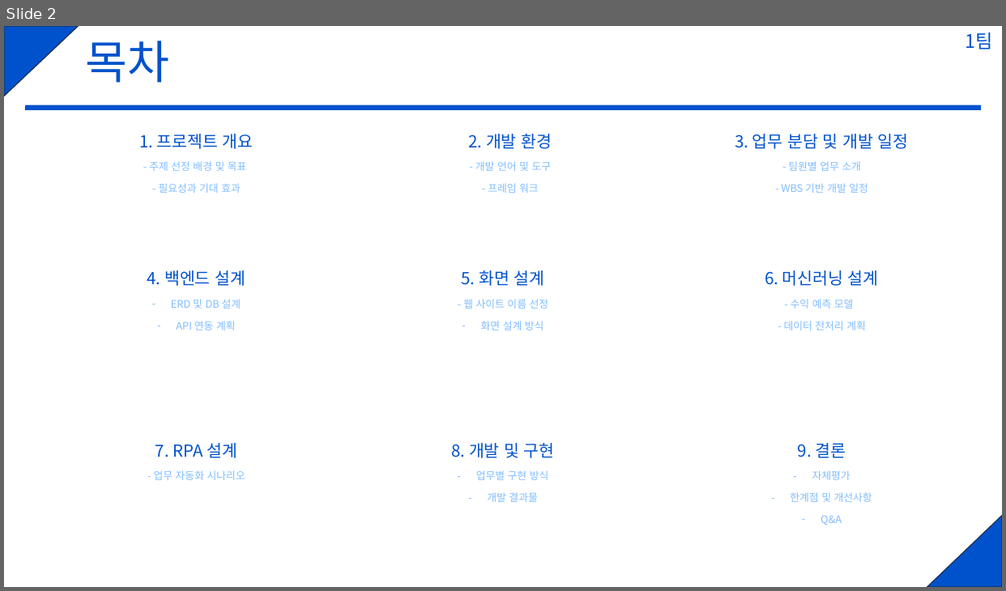
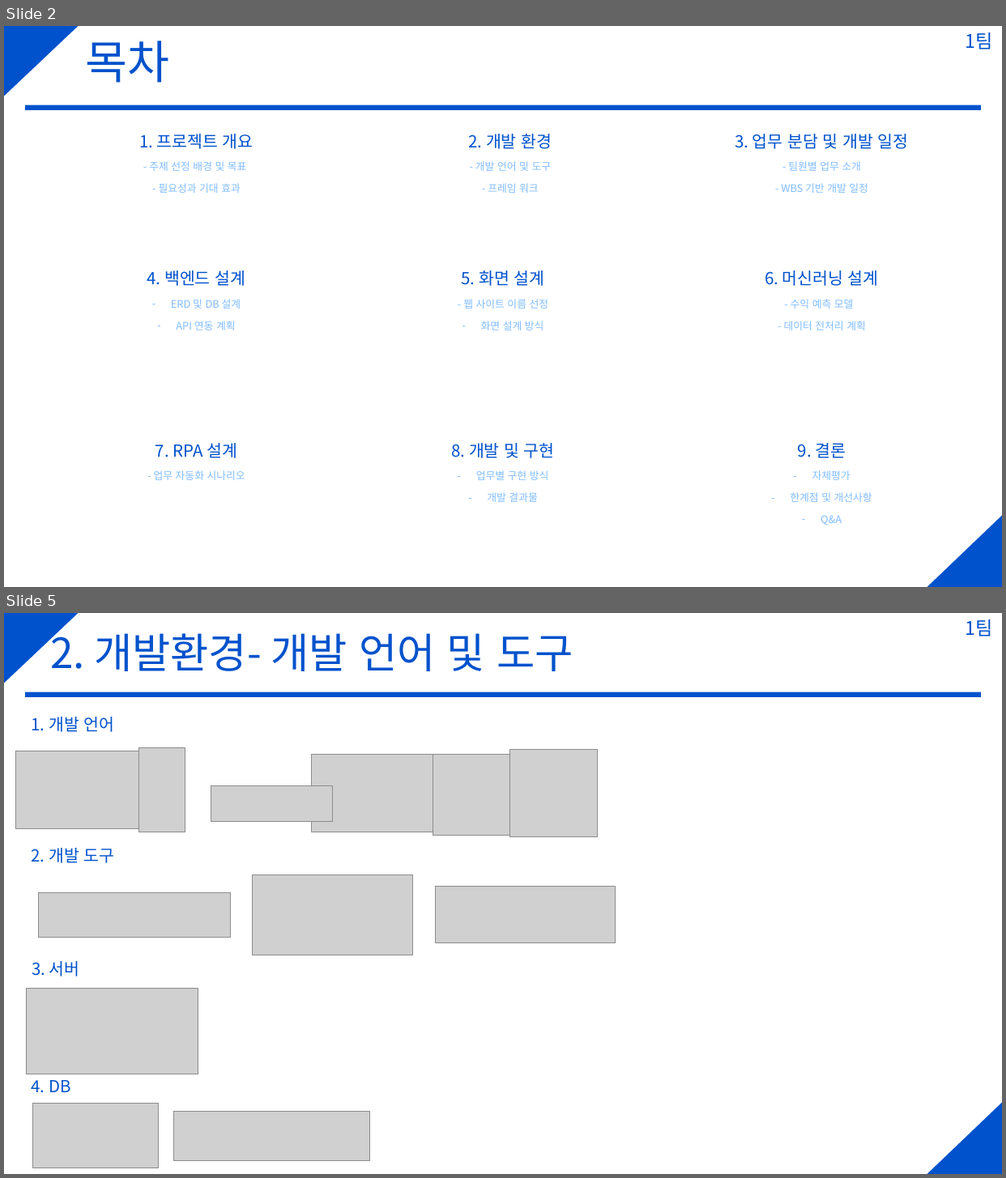
Before and after one commit to Anjunhiw/GlobalMainProject, a slide deck: 산출물/발표자료.pptx. Shown one above the other, each under a label of ours: slide 2 before the commit, slides 2 and 5 after it; the slides between them are not shown. The pictures are 1006x591 and 1006x1178 pixels, drawn with LibreOffice and Linux fonts; fonts in the diff are those of the drawing; grey boxes stand for pictures. Boxes give left, top, right and bottom in pixels: in the first picture for what was removed or moved away, otherwise in the second. Text is boxed around its words. In the diff, an @@ line names an element or a change of style, - is before the commit and + after.

```diff
--- a/산출물/발표자료.pptx
+++ b/산출물/발표자료.pptx
@@ slide 5 added at <box>4,613,1002,1174</box>, background #FFFFFF; not listed: 4 template elements that a slide beside it also shows @@
@@ title added at <box>50,626,573,671</box>, 40 pt, text #0052CC @@
+2. 개발환경- 개발 언어 및 도구
@@ text added at <box>32,717,115,732</box>, 16 pt, text #0052CC @@
+1. 개발 언어
@@ picture added at <box>16,751,151,828</box> @@
@@ picture added at <box>139,747,185,833</box> @@
@@ picture added at <box>311,754,450,832</box> @@
@@ picture added at <box>433,755,513,835</box> @@
@@ picture added at <box>510,749,599,837</box> @@
@@ picture added at <box>211,786,333,822</box> @@
@@ text added at <box>32,848,115,863</box>, 16 pt, text #0052CC @@
+2. 개발 도구
@@ picture added at <box>253,875,414,955</box> @@
@@ picture added at <box>39,893,231,938</box> @@
@@ picture added at <box>435,887,616,944</box> @@
@@ text added at <box>32,961,80,977</box>, 16 pt, text #0052CC @@
+3. 서버
@@ picture added at <box>26,989,198,1075</box> @@
@@ text added at <box>32,1080,71,1093</box>, 16 pt, text #0052CC @@
+4. DB
@@ picture added at <box>32,1103,158,1168</box> @@
@@ picture added at <box>174,1112,369,1161</box> @@
@@ slide 2 changed as well @@
@@ right triangle at <box>4,26,79,96</box>: outline #1E3256 1 pt to none @@
@@ right triangle at <box>927,515,1002,587</box>: outline #1E3256 1 pt to none @@
```
Also in this commit, not shown: 1 other slide changed, 5 other slides added.
